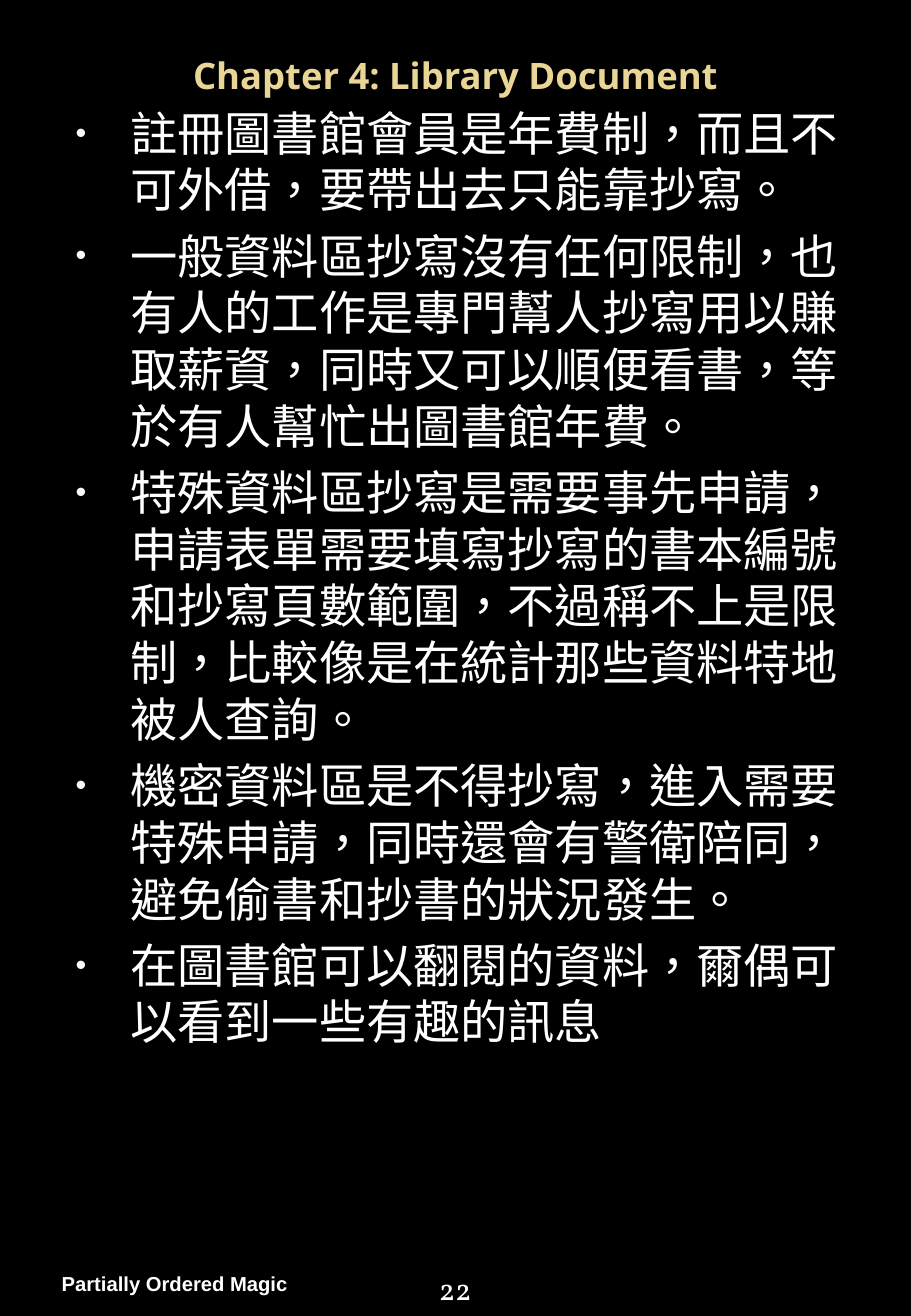
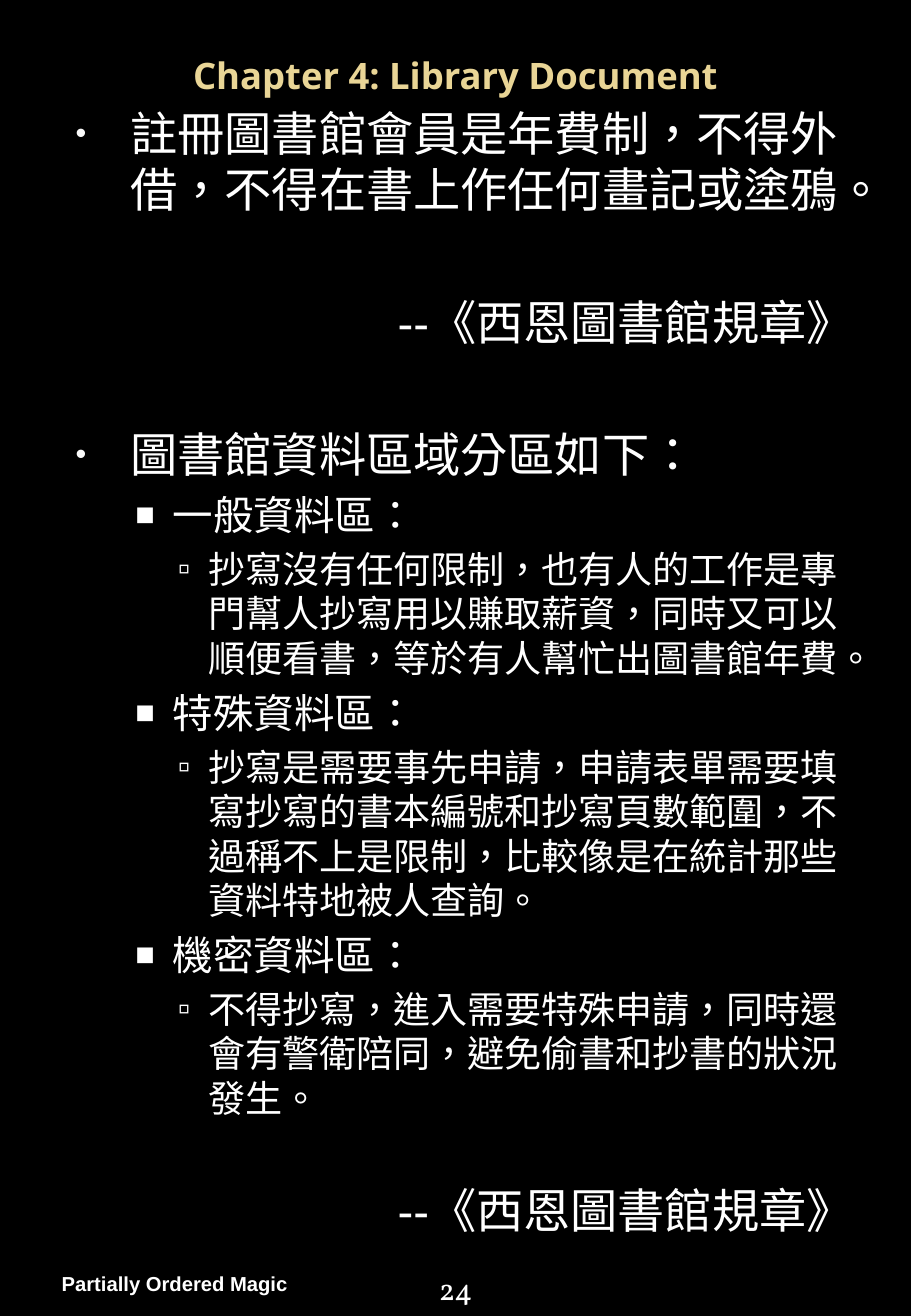
Before and after one commit to PartiallyOrderedMagic/PartiallyOrderedMagic.github.io, a slide deck: slide 25 of MyGame/Partially Ordered Magic Handbook.pptx (slide 23 before the commit). Drawn at 911x1316 pixels with LibreOffice and Linux fonts; fonts in the diff are those of the drawing; background and template pictures are left out. Boxes give left, top, right and bottom in pixels: in the first picture for what was removed or moved away, otherwise in the second. Text is boxed around its words. In the diff, an @@ line names an element or a change of style, - is before the commit and + after.

```diff
--- a/MyGame/Partially Ordered Magic Handbook.pptx
+++ b/MyGame/Partially Ordered Magic Handbook.pptx
@@ text at (x1=130, y1=111, x2=885, y2=1232): text changed; size 28 to 22 pt @@
-• 註冊圖書館會員是年費制，而且不可外借，要帶出去只能靠抄寫。
-• 一般資料區抄寫沒有任何限制，也有人的工作是專門幫人抄寫用以賺取薪資，同時又可以順便看書，等於有人幫忙出圖書館年費。
-• 特殊資料區抄寫是需要事先申請，申請表單需要填寫抄寫的書本編號和抄寫頁數範圍，不過稱不上是限制，比較像是在統計那些資料特地被人查詢。
-• 機密資料區是不得抄寫，進入需要特殊申請，同時還會有警衛陪同，避免偷書和抄書的狀況發生。
-• 在圖書館可以翻閱的資料，爾偶可以看到一些有趣的訊息
+• 註冊圖書館會員是年費制，不得外借，不得在書上作任何畫記或塗鴉。
+--《西恩圖書館規章》
+• 圖書館資料區域分區如下：
+  ■ 一般資料區：
+    ▫ 抄寫沒有任何限制，也有人的工作是專門幫人抄寫用以賺取薪資，同時又可以順便看書，等於有人幫忙出圖書館年費。
+  ■ 特殊資料區：
+    ▫ 抄寫是需要事先申請，申請表單需要填寫抄寫的書本編號和抄寫頁數範圍，不過稱不上是限制，比較像是在統計那些資料特地被人查詢。
+  ■ 機密資料區：
+    ▫ 不得抄寫，進入需要特殊申請，同時還會有警衛陪同，避免偷書和抄書的狀況發生。
+--《西恩圖書館規章》
@@ page number at (x1=439, y1=1284, x2=472, y2=1305): text changed @@
-22
+24
```
Also in this commit, not shown: 24 other slides changed, 2 slides added.
